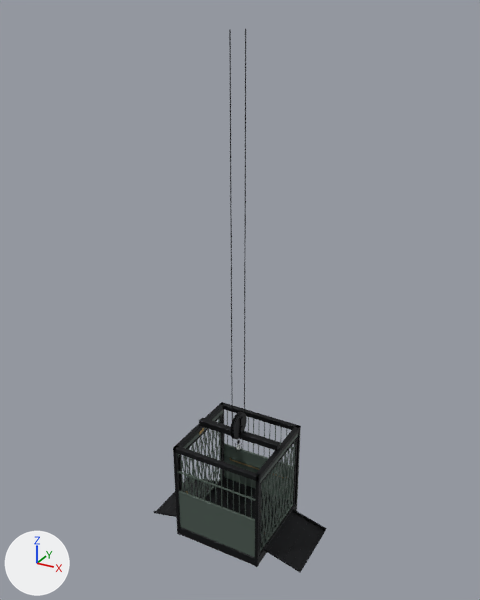
What one commit did to the glTF model game/assets/models/freight_lift.glb.
Both versions are drawn from a 50 mm lens placed at (6.64, -12.0, 12.36), pointed at (-0.03, 0.14, 6.3). Arrows for +X, +Y and +Z are at lower left; the lights stay in place. The picture after the commit comes second. Vertices at exactly the same position are counted once.

Names of what the first picture shows: 'IA_gate_east', 'IA_gate_west', 'freight_cage'.
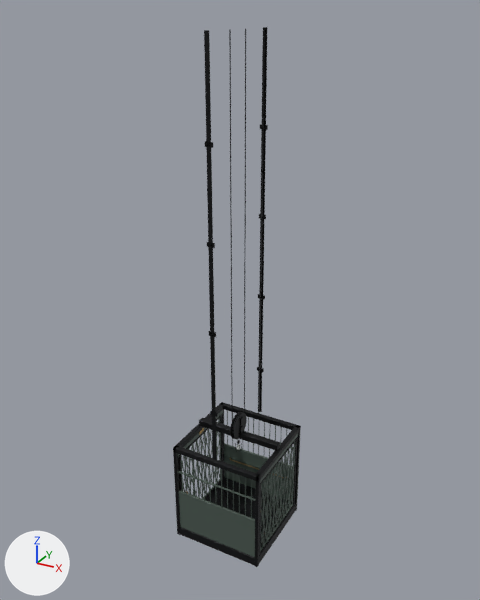
Where the change shows, as pixel boxes [x1, y1, x2, y2] in the pictures (480 x 600 px):
'freight_cage', reshaped (26% narrower): before [153, 28, 327, 573]; after [173, 27, 301, 567]
part 1 of me_freight_cage, added: after [258, 27, 267, 412]
part 2 of me_freight_cage, added (black): after [258, 27, 265, 413]
part 3 of me_freight_cage, added (black): after [204, 30, 217, 460]
part 4 of me_freight_cage, deleted (black): before [153, 478, 327, 573]

What the commit changed:
me_freight_cage is used by ob_freight_cage; location (0.0, 0.0, 0.0).
me_freight_cage had 2424 vertices, 4192 faces and spanned x -2.15..2.15, y -1.16..1.16, z -0.02..12.0.
me_freight_cage now has 2296 vertices, 3952 faces and spans x -1.16..1.16, y -1.16..1.16, z 0.0..12.0.
me_freight_cage part 1: a new loose piece, a box spanning x -0.05..0.05, y 1.138..1.15, z 2.75..12.0, in mat_m_steel_dark (black #2a2b2d).
me_freight_cage part 2: a new loose piece, a box spanning x -0.008..0.008, y 1.07..1.138, z 2.75..12.0, in mat_m_steel_dark (black #2a2b2d).
me_freight_cage part 3: a new loose piece, a box spanning x -0.05..0.05, y -1.15..-1.138, z 2.75..12.0, in mat_m_steel_dark (black #2a2b2d).
me_freight_cage part 4: 16 loose pieces with 224 vertices, spanning x -2.15..2.15, y -0.82..0.82, z -0.02..0.29, are deleted.
Other edits to the shape of me_freight_cage do not show in these pictures.
